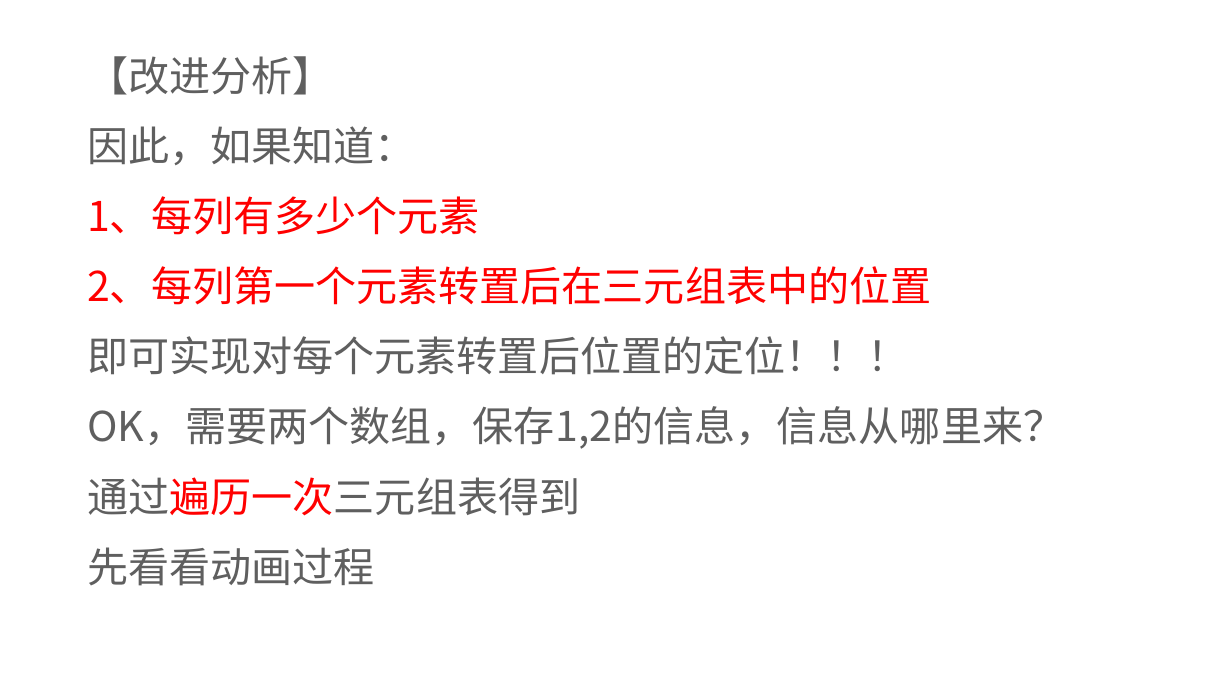
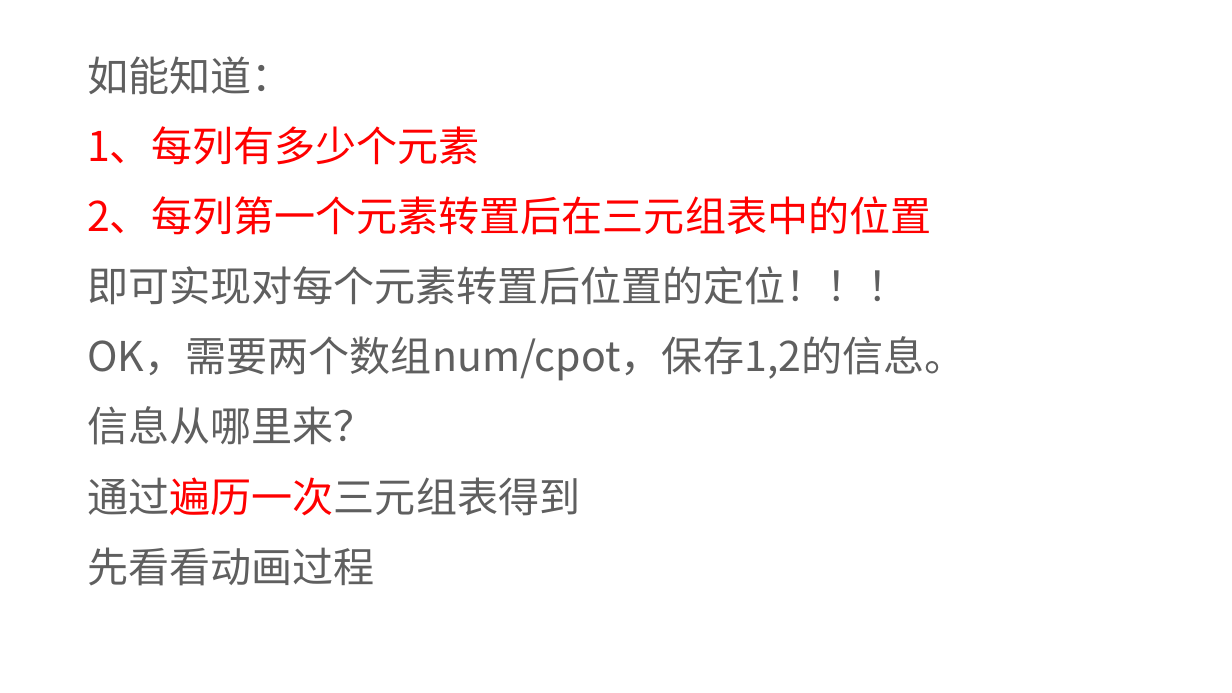
Before and after one commit to liupengyuan/Data_structure, a slide deck: slide 79 of 11.ppt (slide 78 before the commit). Drawn at 1232x693 pixels with LibreOffice and Linux fonts; fonts in the diff are those of the drawing. Boxes give left, top, right and bottom in pixels: in the first picture for what was removed or moved away, otherwise in the second. Text is boxed around its words. In the diff, an @@ line names an element or a change of style, - is before the commit and + after.

```diff
--- a/11.ppt
+++ b/11.ppt
@@ text at (87, 56, 292, 94): text changed @@
-【改进分析】
-因此，如果知道：
+如能知道：
@@ text at (87, 336, 965, 445): text changed @@
-OK，需要两个数组，保存1,2的信息，信息从哪里来？
+OK，需要两个数组num/cpot，保存1,2的信息。
+信息从哪里来？
```
Also in this commit, not shown: 10 other slides changed, 1 slide added.
